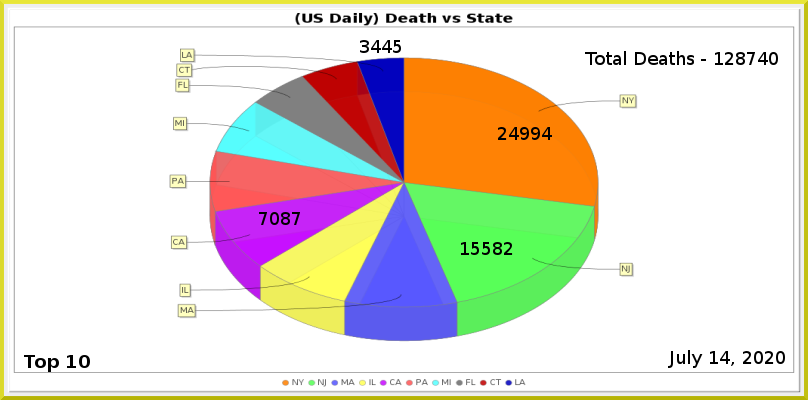
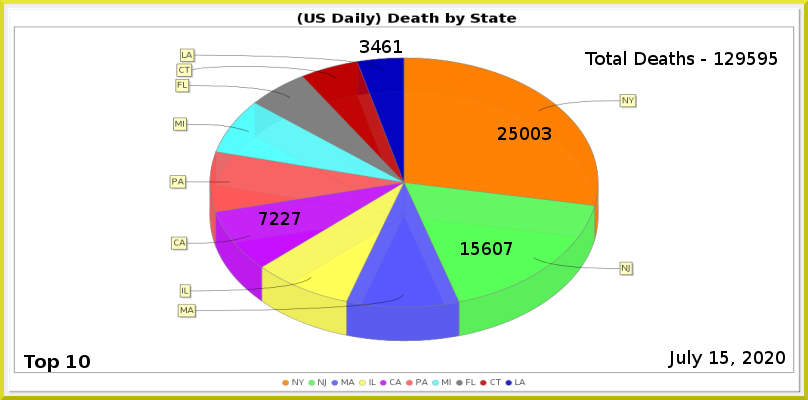
Layer changes from the first 808 x 400 image to the second:
painted on "Least" over [382, 40, 402, 53]
painted on "CA" over [270, 212, 290, 225]
painted on "NJ" over [482, 242, 513, 255]
painted on "NY" over [509, 127, 552, 140]
renamed "Total Deaths - 128740" to "Total Deaths - 129595", painted on it over [736, 52, 778, 65]
painted on "Current Date" over [720, 351, 730, 364]
painted on "Death_by_State.png" over [169, 12, 638, 342]
